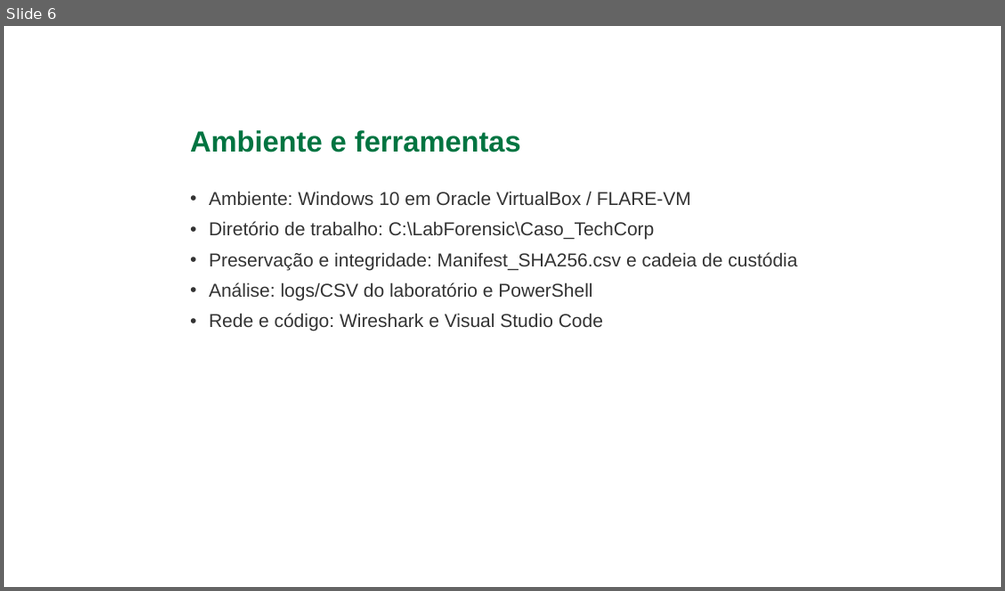
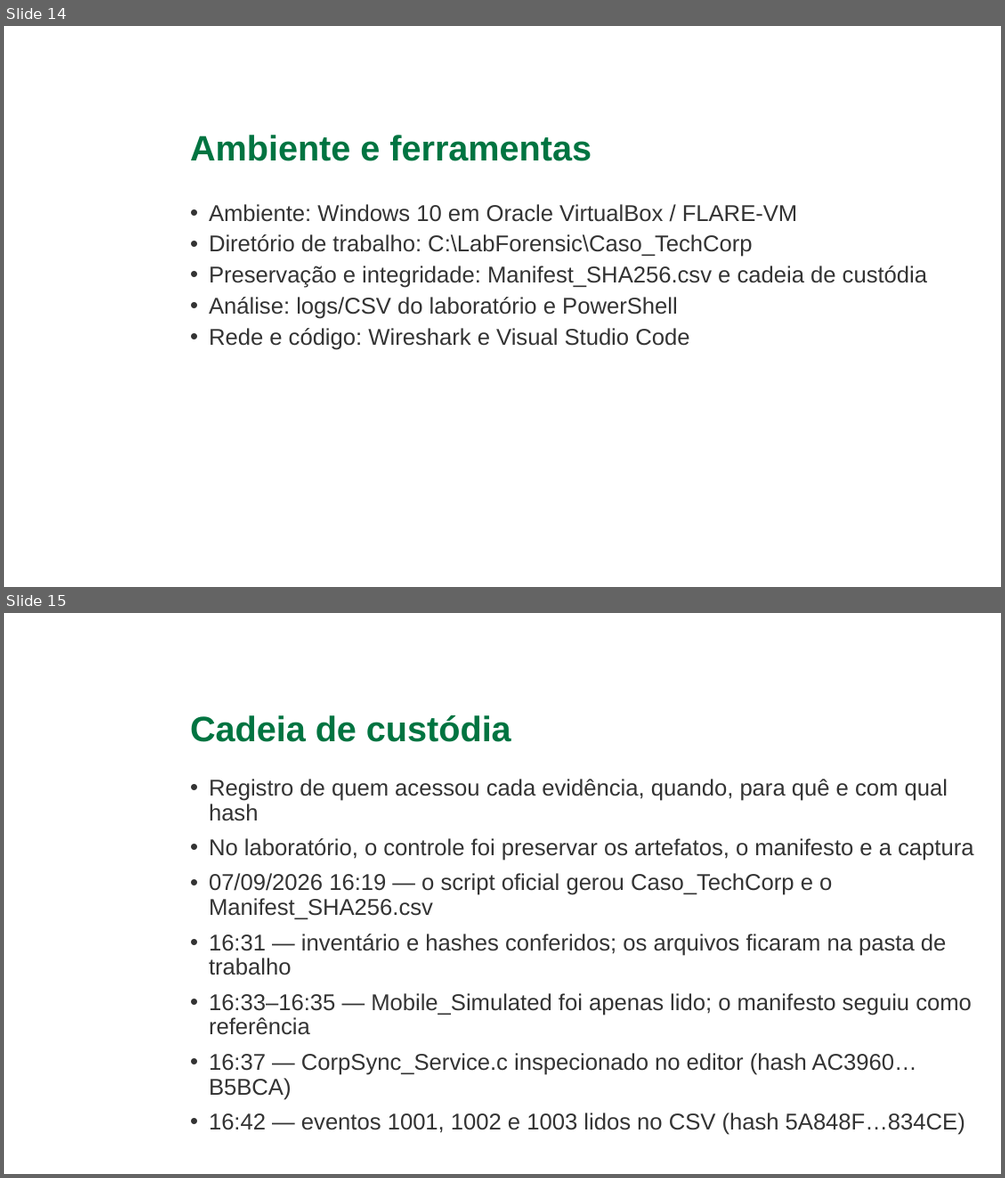
Before and after one commit to gabriellucasalves/Nexus-interprise, a slide deck: docs/caso-techcorp/Nexus_Apresentacao_Caso_TechCorp_Ajustada_Final.pptx. Shown one above the other, each under a label of ours: slide 6 before the commit, slides 14 and 15 after it. The pictures are 1005x591 and 1005x1178 pixels, drawn with LibreOffice and Linux fonts; fonts in the diff are those of the drawing; background and template pictures are left out. Boxes give left, top, right and bottom in pixels: in the first picture for what was removed or moved away, otherwise in the second. Text is boxed around its words. In the diff, an @@ line names an element or a change of style, - is before the commit and + after.

```diff
--- a/docs/caso-techcorp/Nexus_Apresentacao_Caso_TechCorp_Ajustada_Final.pptx
+++ b/docs/caso-techcorp/Nexus_Apresentacao_Caso_TechCorp_Ajustada_Final.pptx
@@ slide 15 added at [4,613,1001,1174], background picture (left out) @@
@@ title added at [190,715,511,742], 34 pt, text #007441, bold @@
+Cadeia de custódia
@@ text added at [209,779,973,1135], 22 pt, text #333333 @@
+• Registro de quem acessou cada evidência, quando, para quê e com qual hash
+• No laboratório, o controle foi preservar os artefatos, o manifesto e a captura
+• 07/09/2026 16:19 — o script oficial gerou Caso_TechCorp e o Manifest_SHA256.csv
+• 16:31 — inventário e hashes conferidos; os arquivos ficaram na pasta de trabalho
+• 16:33–16:35 — Mobile_Simulated foi apenas lido; o manifesto seguiu como referência
+• 16:37 — CorpSync_Service.c inspecionado no editor (hash AC3960…B5BCA)
+• 16:42 — eventos 1001, 1002 e 1003 lidos no CSV (hash 5A848F…834CE)
@@ what was slide 6 is now slide 14 @@
@@ slide 14 changed as well @@
@@ title "Ambiente e ferramentas" at [190,135,591,161]: size 28 to 34 pt; more space between paragraphs @@
@@ text "Ambiente: Windows 10 em Oracle ...": place and size @@
-text "Ambiente: Windows 10 em Oracle ..." at [209,191,797,331]
+text "Ambiente: Windows 10 em Oracle ..." at [209,204,927,350]
@@ text "Ambiente: Windows 10 em Oracle ..." at [209,204,927,350]: size 18 to 22 pt; less space between paragraphs @@
```
Also in this commit, not shown: 27 other slides changed, 12 other slides added, 2 slides removed, 1 other file.
